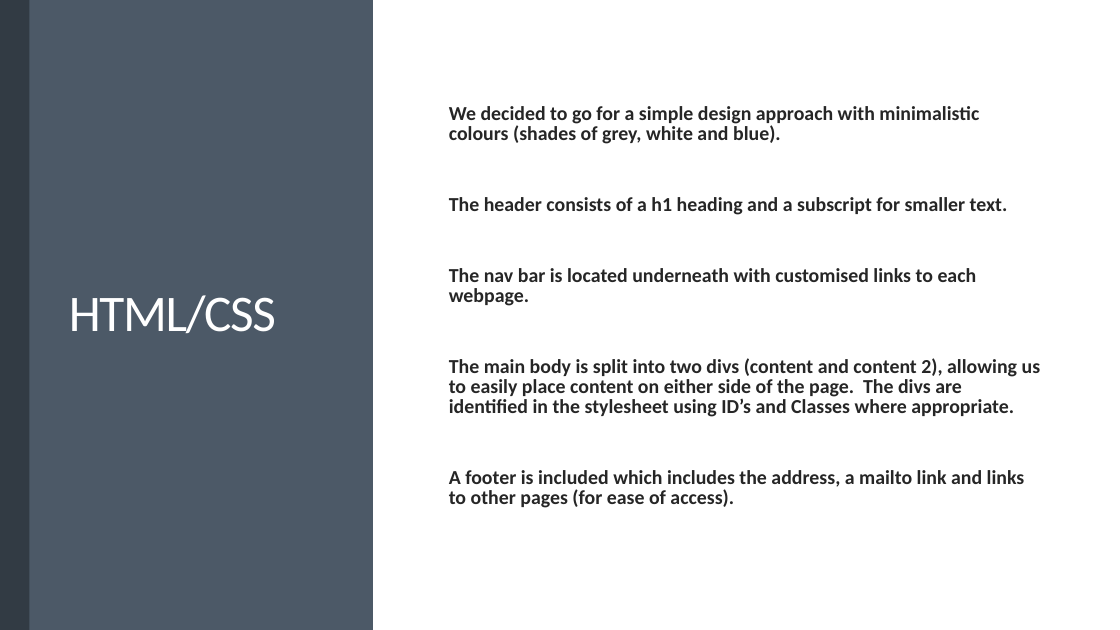
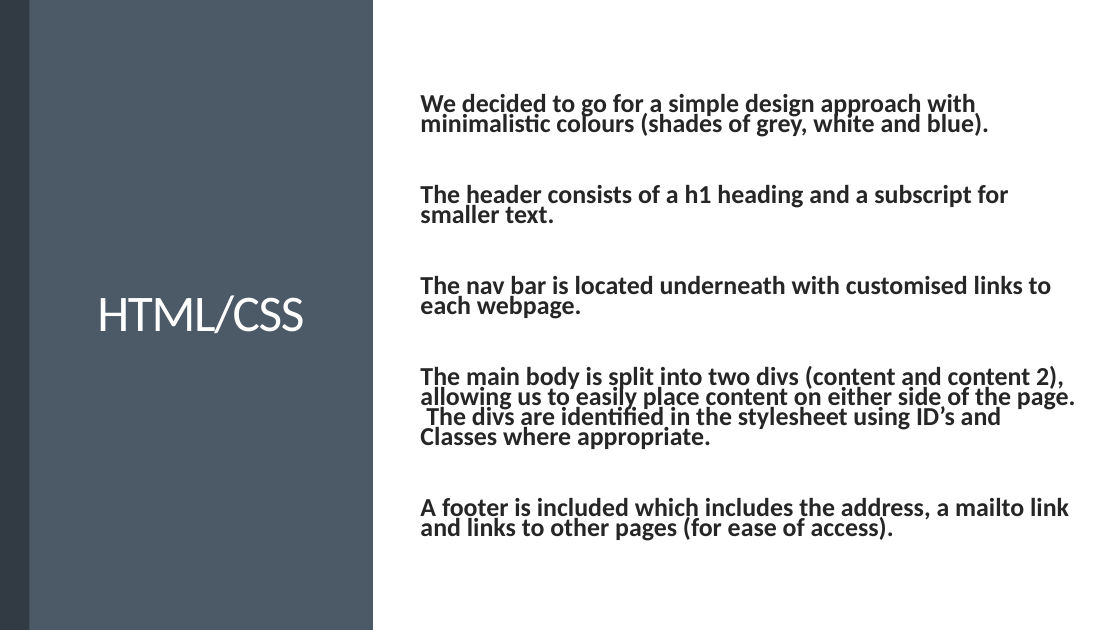
Before and after one commit to MikeVriesema/ProgrammingPal, a slide deck: slide 8 of ET4132_ProgrammingPal_PowerPoint.pptx (slide 4 before the commit). Drawn at 1120x630 pixels with LibreOffice and Linux fonts; fonts in the diff are those of the drawing. Boxes give left, top, right and bottom in pixels: in the first picture for what was removed or moved away, otherwise in the second. Text is boxed around its words. In the diff, an @@ line names an element or a change of style, - is before the commit and + after.

```diff
--- a/ET4132_ProgrammingPal_PowerPoint.pptx
+++ b/ET4132_ProgrammingPal_PowerPoint.pptx
@@ text "We decided to go for ...": place and size @@
-text "We decided to go for ..." at [449,106,1041,508]
+text "We decided to go for ..." at [420,94,1076,541]
@@ text "We decided to go for ..." at [420,94,1076,541]: size 17 to 22.2 pt; line spacing 0.85 to 0.65 @@
@@ title "HTML/CSS" at [97,295,304,333]: alignment left to centre @@
```
Also in this commit, not shown: 5 other slides changed, 15 slides added, 2 slides removed, 1 other file.
